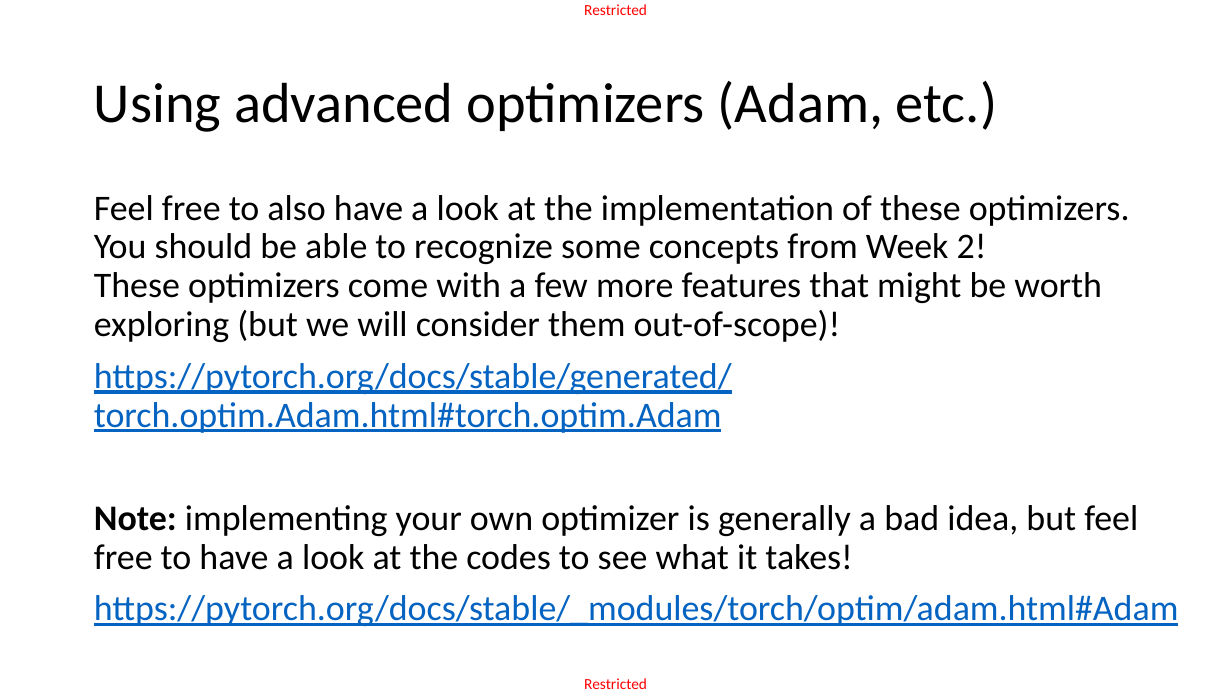
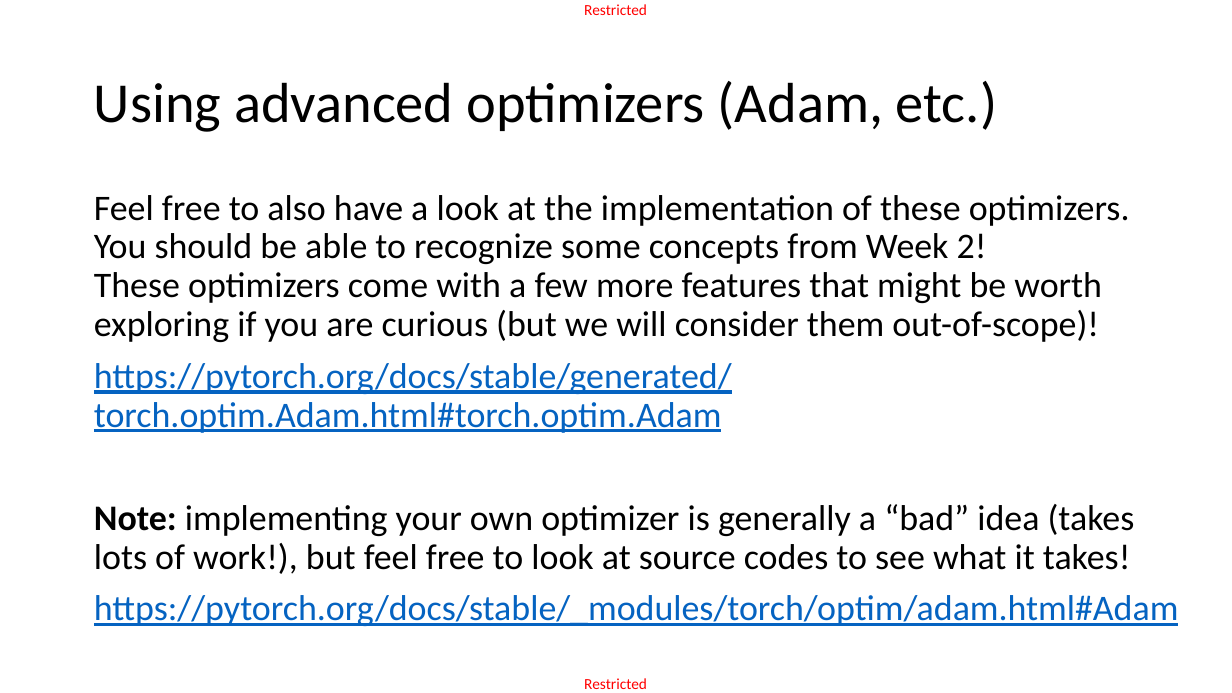
Before and after one commit to matthieudemari/SUTD_DL_50_039, a slide deck: slide 27 of W3/2. W3S2 final/W3S2.pptx. Drawn at 1232x693 pixels with LibreOffice and Linux fonts; fonts in the diff are those of the drawing. Boxes give left, top, right and bottom in pixels: in the first picture for what was removed or moved away, otherwise in the second. Text is boxed around its words. In the diff, an @@ line names an element or a change of style, - is before the commit and + after.

Commit message:
Reworked Week 3 materials.

```diff
--- a/W3/2. W3S2 final/W3S2.pptx
+++ b/W3/2. W3S2 final/W3S2.pptx
@@ text at (94,195,1130,342): text changed @@
-Feel free to also have a look at the implementation of these optimizers. You should be able to recognize some concepts from Week 2!
-These optimizers come with a few more features that might be worth exploring (but we will consider them out-of-scope)!
+Feel free to also have a look at the implementation of these optimizers. You should be able to recognize some concepts from Week 2!
+These optimizers come with a few more features that might be worth exploring if you are curious (but we will consider them out-of-scope)!
@@ text at (94,504,1135,574): text changed @@
-Note: implementing your own optimizer is generally a bad idea, but feel free to have a look at the codes to see what it takes!
+Note: implementing your own optimizer is generally a “bad” idea (takes lots of work!), but feel free to look at source codes to see what it takes!
```
Also in this commit, not shown: 10 other slides changed, 10 other files.
